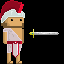
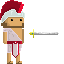
Layered file, before and after one edit (64×64). Changes by layer:
hid "Capa 0" over (0, 0, 64, 64)
